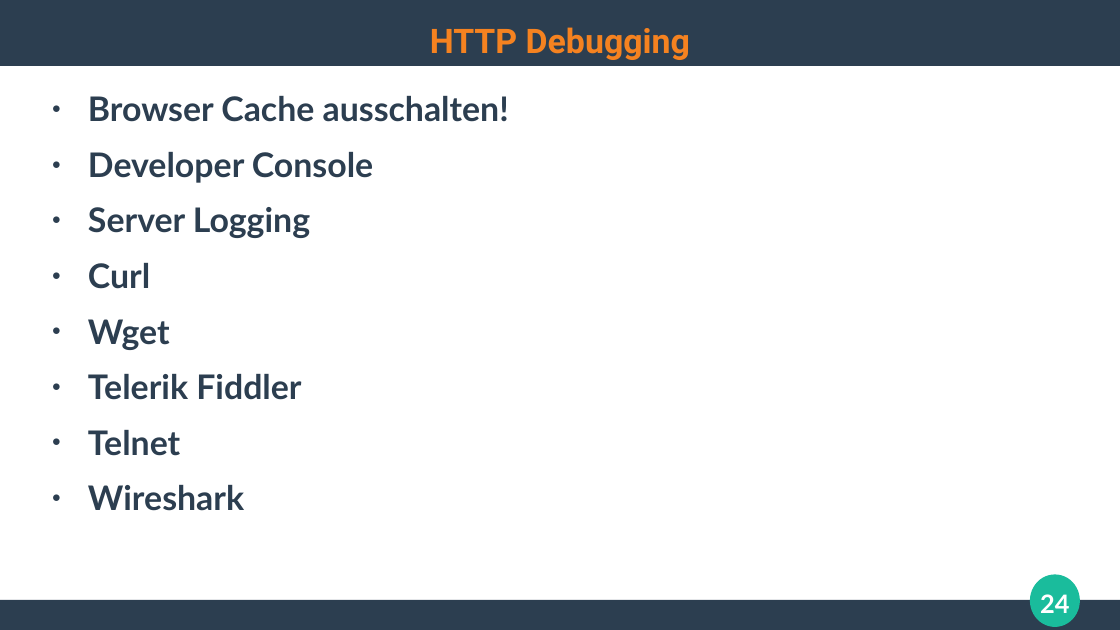
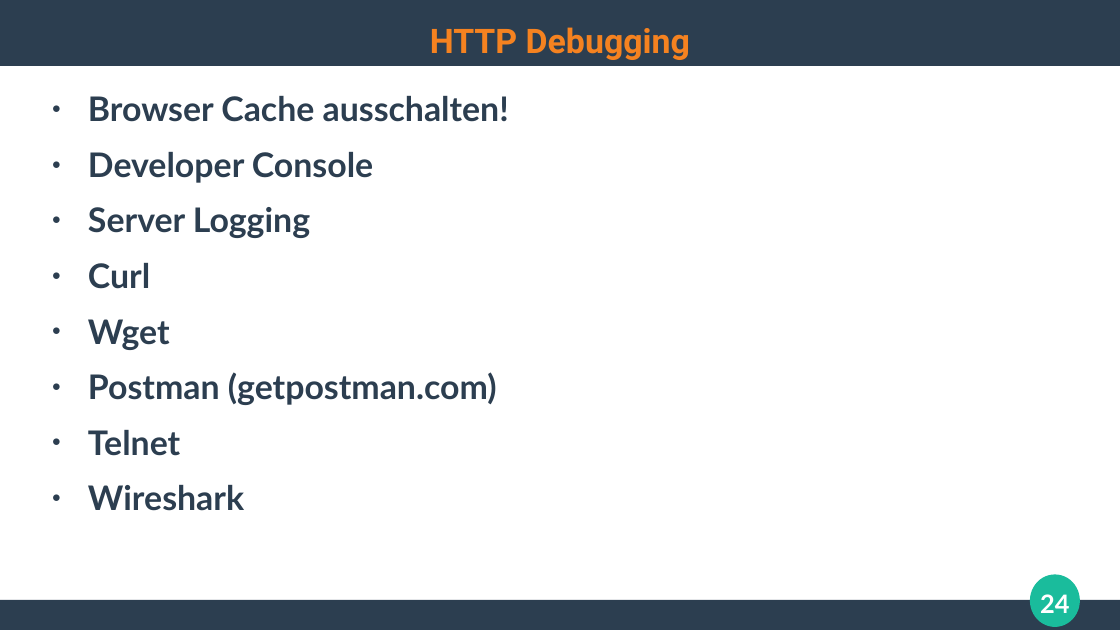
Before and after one commit to ghandmann/HS-AlbSig-WebAnwendungen2, a slide deck: slide 24 of Kapitel/02_HTTP.odp. Drawn at 1120x630 pixels with LibreOffice and Linux fonts; fonts in the diff are those of the drawing. Boxes give left, top, right and bottom in pixels: in the first picture for what was removed or moved away, otherwise in the second. Text is boxed around its words. In the diff, an @@ line names an element or a change of style, - is before the commit and + after.

Commit message:
mention postman

```diff
--- a/Kapitel/02_HTTP.odp
+++ b/Kapitel/02_HTTP.odp
@@ text at (88,372,497,405): text changed @@
-● Telerik Fiddler
+● Postman (getpostman.com)
```
